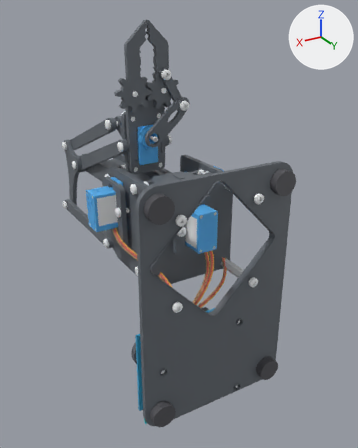
What one commit did to the glTF model braco_completo_com_componentes.glb.
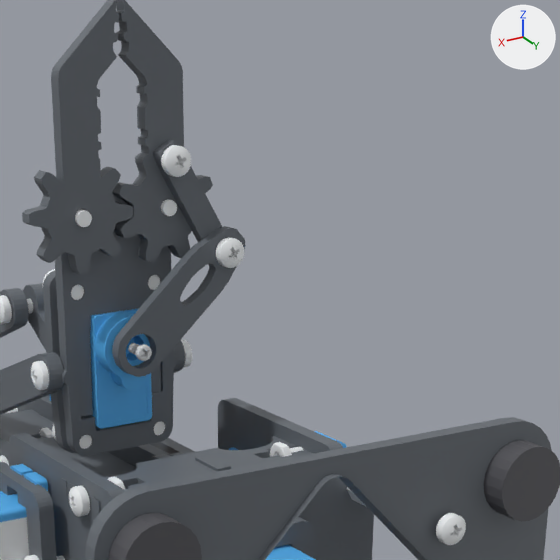
There are two pictures of each version: one whole from a camera (50 mm lens) standing at (141.0, 192.1, 146.9) and looking at (-15.5, -68.7, 16.5), one close up on the part from 30% to 83% of the width and 5% to 47% of the height. Arrows for +X, +Y and +Z are at upper right; the lights stay in place. The older version's two pictures come first. Where no turn or scale is listed for an object, it has been applied to the vertices. Vertices at exactly the same position are counted once.

Before the edit, the objects in view are built like this:
```python
me_geometry_11 = bpy.data.meshes.new('geometry_11')
me_geometry_11.from_pydata(...)  # 9210 vertices, 18266 faces; spans x -36.0..43.0, y -179.0..2.0, z -72.0..143.0
me_geometry_11.materials.append(mat_defaultmaterial_011)
me_geometry_3 = bpy.data.meshes.new('geometry_3')
me_geometry_3.from_pydata(...)  # a 24-sided cylinder along y spanning x -45.0..-31.0, y 0.0..5.0, z 55.0..69.0
me_geometry_3.materials.append(mat_defaultmaterial_003)
me_geometry_4 = bpy.data.meshes.new('geometry_4')
me_geometry_4.from_pydata(...)  # a 24-sided cylinder along y spanning x 31.0..45.0, y 0.0..5.0, z 55.0..69.0
me_geometry_4.materials.append(mat_defaultmaterial_004)
ob_mecanica_braco_pecas_impressas_pla = bpy.data.objects.new('mecanica_braco_pecas_impressas_pla', me_geometry_11)
ob_mecanica_braco_pecas_impressas_pla.location = (0.0, 0.0, 0.0)
ob_pe_tpu_3 = bpy.data.objects.new('pe_tpu_3', me_geometry_3)
ob_pe_tpu_3.location = (0.0, 0.0, 0.0)
ob_pe_tpu_4 = bpy.data.objects.new('pe_tpu_4', me_geometry_4)
ob_pe_tpu_4.location = (0.0, 0.0, 0.0)
# also in view: 'servos_sg90_4x_azul' at (3.1, -46.0, 56.3); 'cruzetas_horns_nylon_branco' at (3.0, -87.0, 59.6); 'engrenagens_servos' at (3.2, -45.7, 56.8); 'printed_01_Base_Chassi_Inferior' at (0.0, -1.5, 0.0)
```
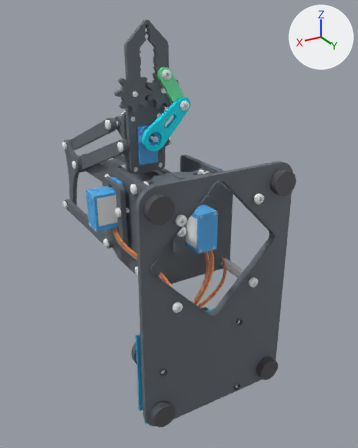
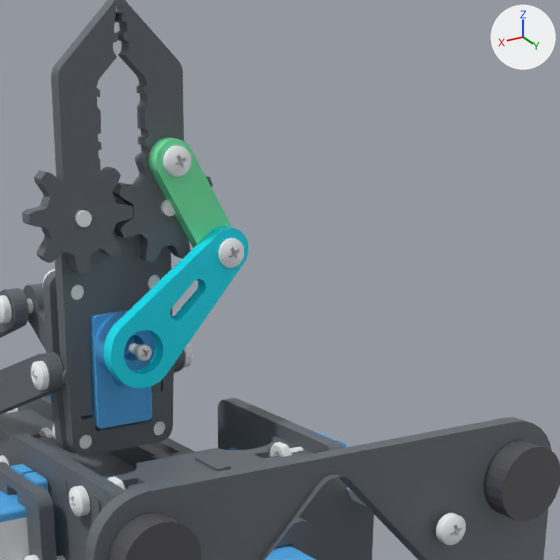
Boxes [x1, y1, x2, y2] around the edits, measured in the close-ups (560 x 560 px):
'haste_articulacao_olhal', added (cyan): after [104, 226, 249, 388]
'haste_articulacao_curta', added (green): after [149, 137, 232, 248]
part 1 of me_geometry_11, deleted: before [112, 226, 246, 377]
part 2 of me_geometry_11, deleted: before [115, 11, 222, 242]

Patch to the scene script:
```diff
--- a/braco_completo_com_componentes.glb.py
+++ b/braco_completo_com_componentes.glb.py
@@ mat_defaultmaterial_019 @@
+mat_defaultmaterial_019 = bpy.data.materials.new('DefaultMaterial.019')
+mat_defaultmaterial_019.use_nodes = True; mat_defaultmaterial_019.node_tree.nodes.clear()
+_N = mat_defaultmaterial_019.node_tree.nodes; _L = mat_defaultmaterial_019.node_tree.links
+n0 = _N.new('ShaderNodeOutputMaterial'); n0.name = 'Material Output'
+n1 = _N.new('ShaderNodeBsdfPrincipled'); n1.name = 'Principled BSDF'
+n2 = _N.new('ShaderNodeVertexColor'); n2.name = 'Color Attribute'
+_L.new(n1.outputs[0], n0.inputs[0])  # 'BSDF' to 'Surface'
+_L.new(n2.outputs[0], n1.inputs[0])  # 'Color' to 'Base Color'
@@ mat_defaultmaterial_018 @@
+mat_defaultmaterial_018 = bpy.data.materials.new('DefaultMaterial.018')
+mat_defaultmaterial_018.use_nodes = True; mat_defaultmaterial_018.node_tree.nodes.clear()
+_N = mat_defaultmaterial_018.node_tree.nodes; _L = mat_defaultmaterial_018.node_tree.links
+n0 = _N.new('ShaderNodeOutputMaterial'); n0.name = 'Material Output'
+n1 = _N.new('ShaderNodeBsdfPrincipled'); n1.name = 'Principled BSDF'
+n2 = _N.new('ShaderNodeVertexColor'); n2.name = 'Color Attribute'
+_L.new(n1.outputs[0], n0.inputs[0])  # 'BSDF' to 'Surface'
+_L.new(n2.outputs[0], n1.inputs[0])  # 'Color' to 'Base Color'
@@ me_geometry_11 @@
 # used by ob_mecanica_braco_pecas_impressas_pla; location = (0.0, 0.0, 0.0)
-me_geometry_11.from_pydata(...)  # 9210 vertices, 18266 faces; spans x -36.0..43.0, y -179.0..2.0, z -72.0..143.0
+me_geometry_11.from_pydata(...)  # 8964 vertices, 17667 faces; spans x -36.0..43.0, y -179.0..2.0, z -72.0..143.0
+# me_geometry_11 part 1: the loose piece of 240 vertices spanning x -14.0..15.0, y -56.0..-54.0, z 75.0..102.0 is deleted
+# me_geometry_11 part 2
+# 35 vertices are removed from x -12.0..4.0, y -59.0..-56.0, z 95.0..118.0
+# 112 faces are deleted
+# other edits to the shape of me_geometry_11 do not show in these pictures
 me_geometry_11.materials.append(mat_defaultmaterial_011)
@@ me_haste_articulacao_curta_stl @@
+me_haste_articulacao_curta_stl.from_pydata(...)  # 656 vertices, 1316 faces; spans x -13.5..4.7, y -58.8..-55.8, z 93.5..118.4
+me_haste_articulacao_curta_stl.materials.append(mat_defaultmaterial_019)
@@ me_haste_articulacao_olhal_stl @@
+me_haste_articulacao_olhal_stl.from_pydata(...)  # 792 vertices, 1592 faces; spans x -13.7..16.7, y -55.8..-52.8, z 73.1..101.8
+me_haste_articulacao_olhal_stl.materials.append(mat_defaultmaterial_018)
@@ ob_haste_articulacao_curta @@
+ob_haste_articulacao_curta = bpy.data.objects.new('haste_articulacao_curta', me_haste_articulacao_curta_stl)
+ob_haste_articulacao_curta.location = (0.0, 0.0, 0.0)
@@ ob_haste_articulacao_olhal @@
+ob_haste_articulacao_olhal = bpy.data.objects.new('haste_articulacao_olhal', me_haste_articulacao_olhal_stl)
+ob_haste_articulacao_olhal.location = (0.0, 0.0, 0.0)
```
